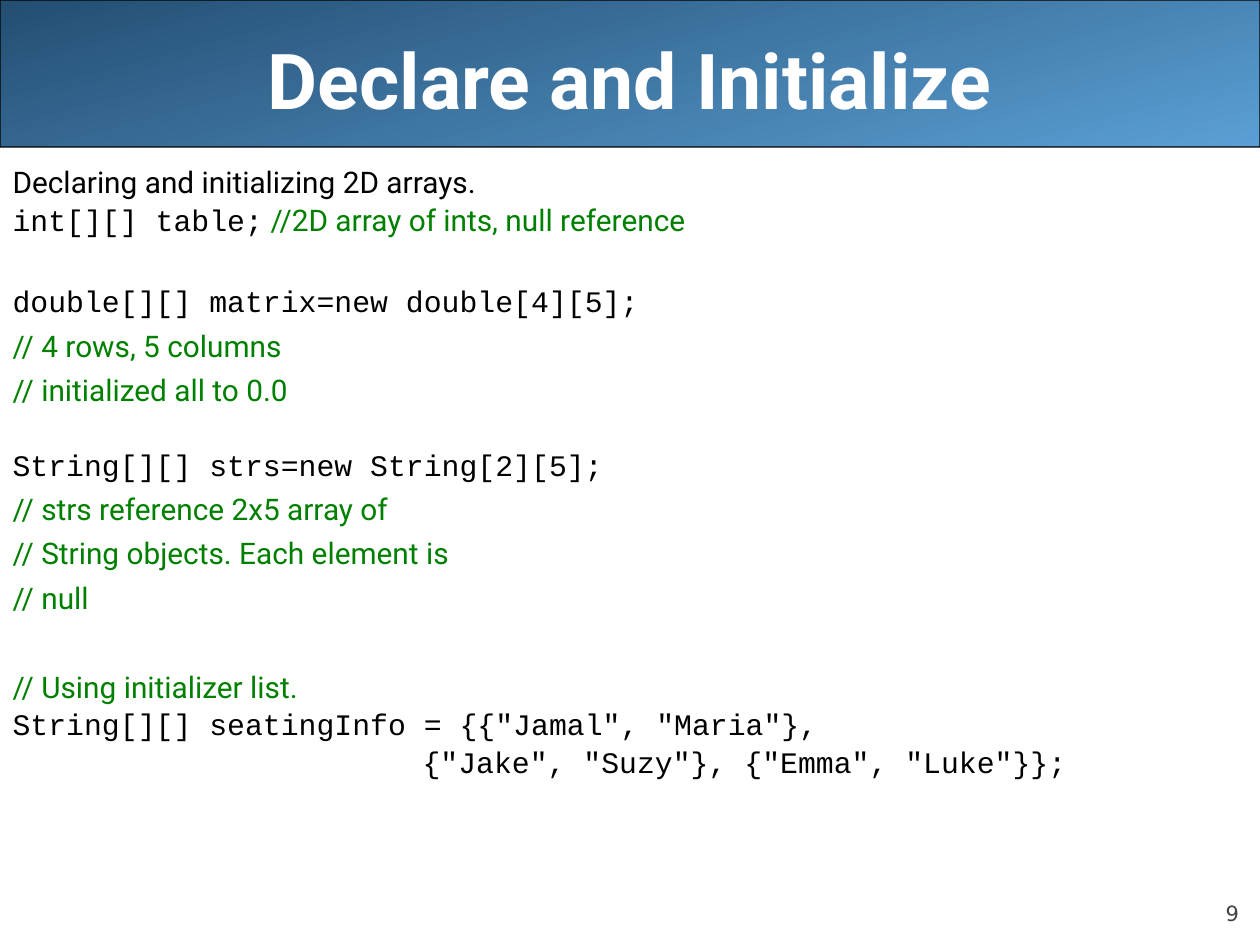
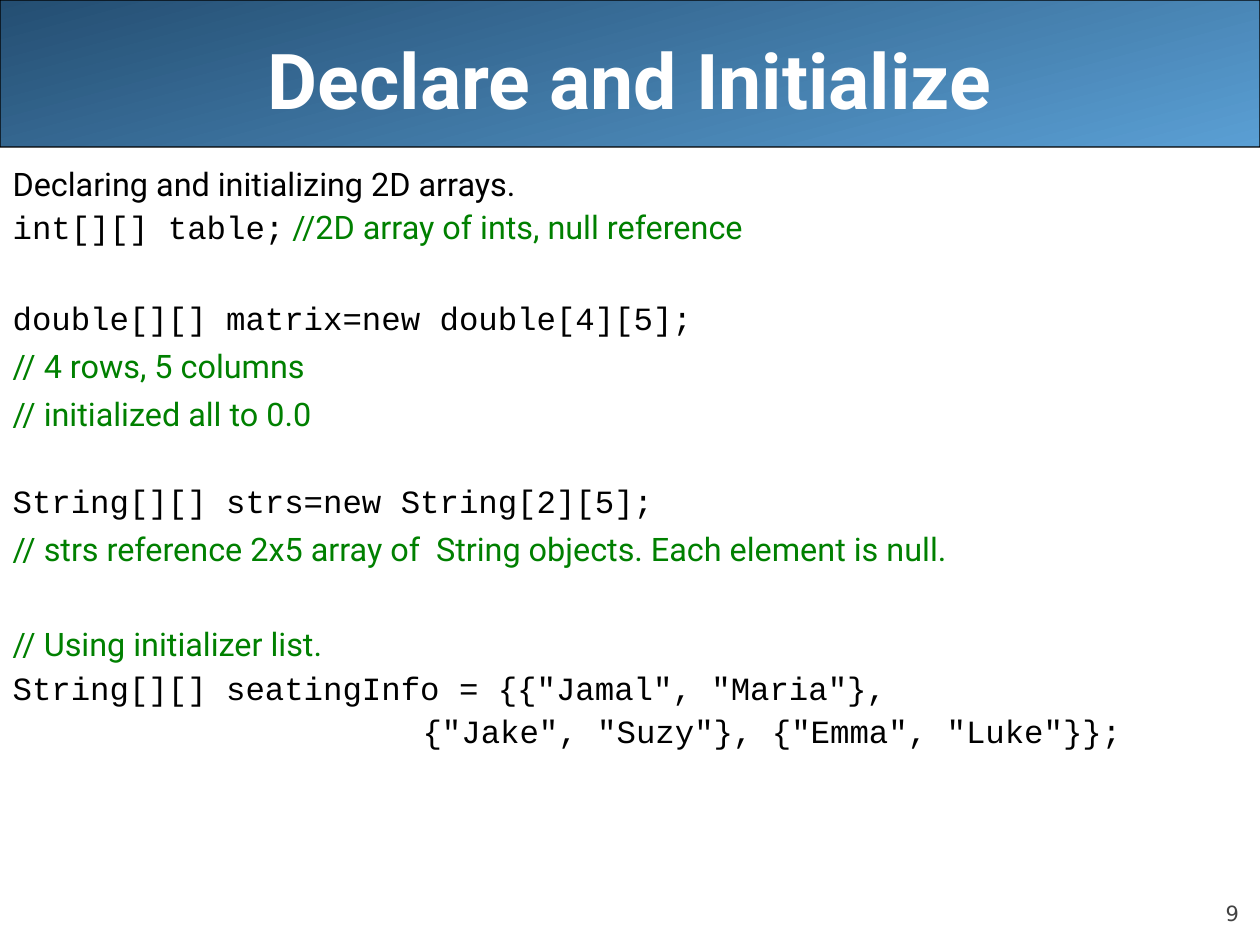
Before and after one commit to LongBaoNguyen/longbaonguyen.github.io, a slide deck: slide 9 of courses/apcsa/lecture20.ppt. Drawn at 1260x945 pixels with LibreOffice and Linux fonts; fonts in the diff are those of the drawing. Boxes give left, top, right and bottom in pixels: in the first picture for what was removed or moved away, otherwise in the second. Text is boxed around its words. In the diff, an @@ line names an element or a change of style, - is before the commit and + after.

```diff
--- a/courses/apcsa/lecture20.ppt
+++ b/courses/apcsa/lecture20.ppt
@@ text at (13,171,1122,750): size 17 to 18.5 pt in "Declaring and initializing 2D arrays.", "int[][] table; //2D array of ints, null ...", "double[][] matrix=new double[4][5];", "// 4 rows, 5 columns" and 5 more places; line spacing 0.8 to 0.9 @@
@@ text at (44,536,946,568): text changed; size 17 to 18.5 pt @@
-// strs reference 2x5 array of
-// String objects. Each element is
-// null
+// strs reference 2x5 array of String objects. Each element is null.
```
Also in this commit, not shown: 8 other slides changed, 4 slides added, 7 other files.
